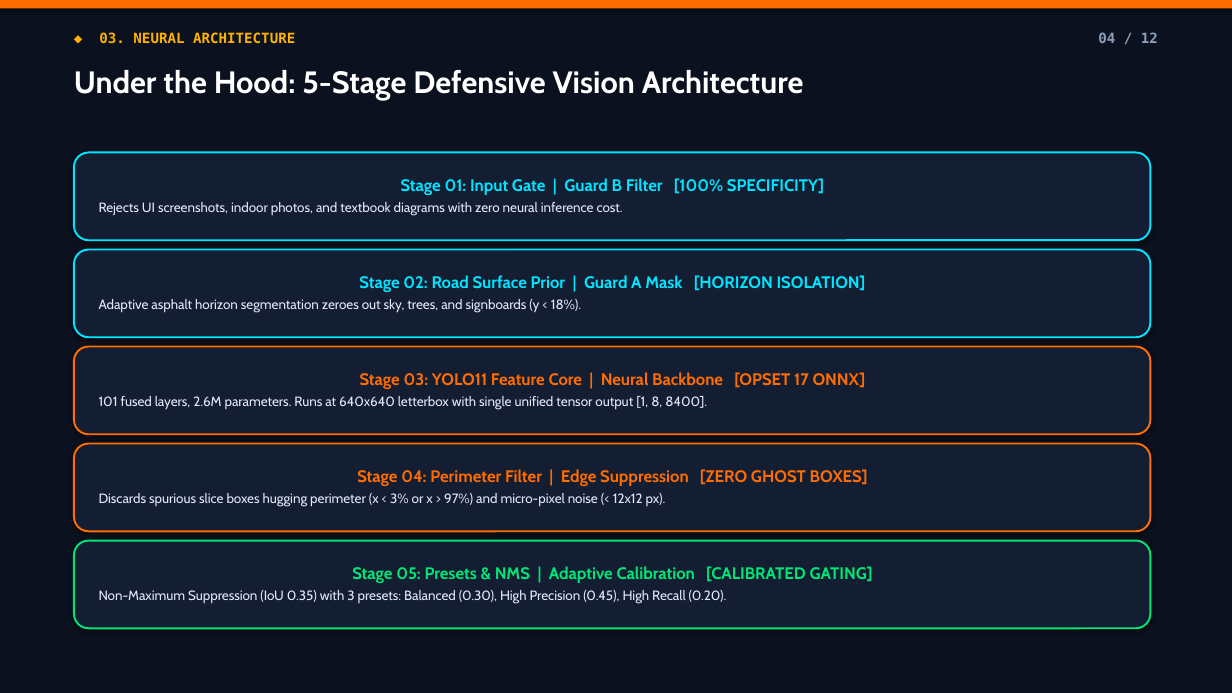
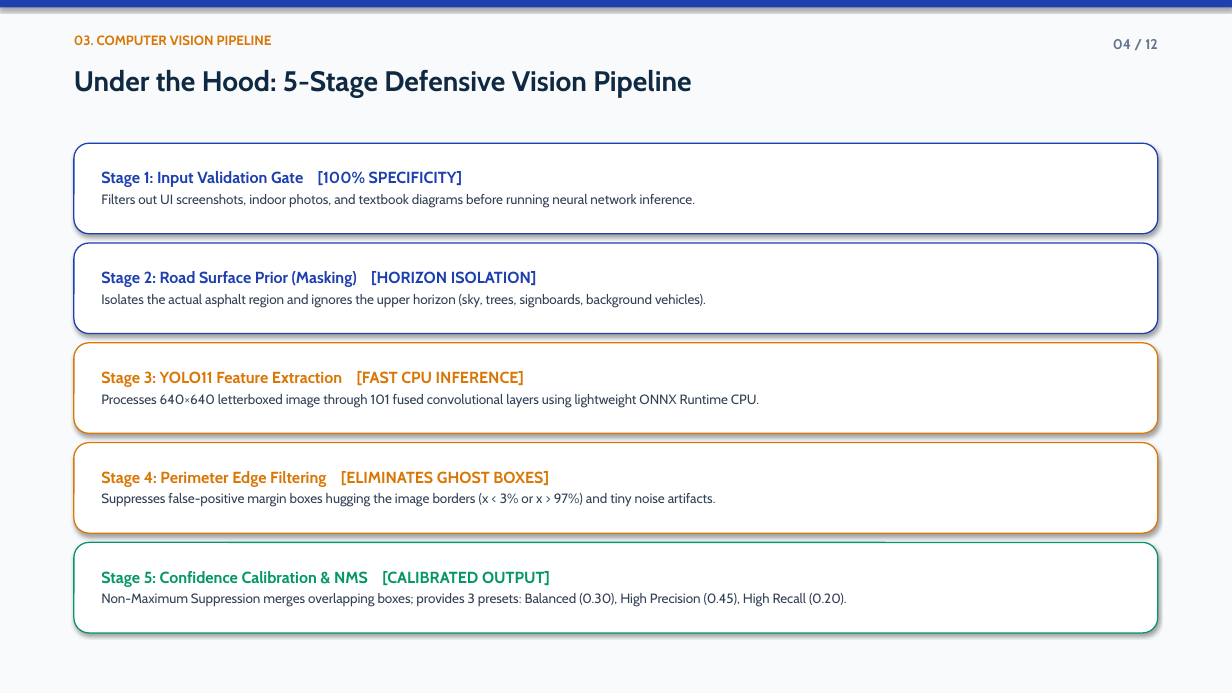
Before and after one commit to Priya-Ranjan-0201/Potholes-detector, a slide deck: slide 4 of ScamRoad_Presentation.pptx. Drawn at 1232x693 pixels with LibreOffice and Linux fonts; fonts in the diff are those of the drawing. Boxes give left, top, right and bottom in pixels: in the first picture for what was removed or moved away, otherwise in the second. Text is boxed around its words. In the diff, an @@ line names an element or a change of style, - is before the commit and + after.

Commit message:
feat(presentation): redesign deck with clean academic theme and projector-friendly palette

```diff
--- a/ScamRoad_Presentation.pptx
+++ b/ScamRoad_Presentation.pptx
@@ rectangle at bbox=[0, 0, 1232, 693]: fill #0B111E to #F8FAFC @@
@@ rectangle at bbox=[0, 0, 1232, 7]: fill #FF6D00 to #1E40AF @@
@@ text at bbox=[74, 35, 272, 45]: text changed; size 11 to 10.5 pt; font DejaVu Sans Mono to Cabin; text colour #FFB300 to #D97706 @@
-◆ 03. NEURAL ARCHITECTURE
+03. COMPUTER VISION PIPELINE
@@ text "04 / 12" at bbox=[1113, 39, 1158, 49]: font DejaVu Sans Mono to Cabin, text colour #8FA0BC to #64748B @@
@@ text at bbox=[74, 70, 691, 97]: text changed; size 24 to 22 pt; text colour #FFFFFF to #0F2942 @@
-Under the Hood: 5-Stage Defensive Vision Architecture
+Under the Hood: 5-Stage Defensive Vision Pipeline
@@ rounded rectangle "Stage 1: Input Validation Gate ...": place and size @@
-rounded rectangle "Stage 1: Input Validation Gate ..." at bbox=[74, 152, 1151, 240]
+rounded rectangle "Stage 1: Input Validation Gate ..." at bbox=[74, 143, 1158, 234]
@@ rounded rectangle "Stage 1: Input Validation Gate ..." at bbox=[74, 143, 1158, 234]: fill #141E33 to #FFFFFF; outline #00E5FF 1.5 pt to #1E40AF 1 pt @@
@@ text in rounded rectangle at bbox=[101, 171, 695, 208]: text changed; text colour #E0E7FF to #334155 @@
-Stage 01: Input Gate | Guard B Filter [100% SPECIFICITY]
-Rejects UI screenshots, indoor photos, and textbook diagrams with zero neural inference cost.
+Stage 1: Input Validation Gate [100% SPECIFICITY]
+Filters out UI screenshots, indoor photos, and textbook diagrams before running neural network inference.
@@ rounded rectangle "Stage 2: Road Surface Prior ..." at bbox=[74, 243, 1158, 334]: fill #141E33 to #FFFFFF; outline #00E5FF 1.5 pt to #1E40AF 1 pt @@
@@ rounded rectangle "Stage 2: Road Surface Prior ...": place and size @@
-rounded rectangle "Stage 2: Road Surface Prior ..." at bbox=[74, 250, 1151, 337]
+rounded rectangle "Stage 2: Road Surface Prior ..." at bbox=[74, 243, 1158, 334]
@@ text in rounded rectangle at bbox=[101, 271, 706, 307]: text changed; text colour #E0E7FF to #334155 @@
-Stage 02: Road Surface Prior | Guard A Mask [HORIZON ISOLATION]
-Adaptive asphalt horizon segmentation zeroes out sky, trees, and signboards (y < 18%).
+Stage 2: Road Surface Prior (Masking) [HORIZON ISOLATION]
+Isolates the actual asphalt region and ignores the upper horizon (sky, trees, signboards, background vehicles).
@@ rounded rectangle "Stage 3: YOLO11 Feature Extraction ..." at bbox=[74, 343, 1158, 433]: fill #141E33 to #FFFFFF; outline #FF6D00 1.5 pt to #D97706 1 pt @@
@@ rounded rectangle "Stage 3: YOLO11 Feature Extraction ...": place and size @@
-rounded rectangle "Stage 3: YOLO11 Feature Extraction ..." at bbox=[74, 347, 1151, 434]
+rounded rectangle "Stage 3: YOLO11 Feature Extraction ..." at bbox=[74, 343, 1158, 433]
@@ text in rounded rectangle at bbox=[101, 371, 759, 407]: text changed; text colour #E0E7FF to #334155 @@
-Stage 03: YOLO11 Feature Core | Neural Backbone [OPSET 17 ONNX]
-101 fused layers, 2.6M parameters. Runs at 640x640 letterbox with single unified tensor output [1, 8, 8400].
+Stage 3: YOLO11 Feature Extraction [FAST CPU INFERENCE]
+Processes 640×640 letterboxed image through 101 fused convolutional layers using lightweight ONNX Runtime CPU.
@@ rounded rectangle "Stage 4: Perimeter Edge Filtering ...": place and size @@
-rounded rectangle "Stage 4: Perimeter Edge Filtering ..." at bbox=[74, 444, 1151, 531]
+rounded rectangle "Stage 4: Perimeter Edge Filtering ..." at bbox=[74, 443, 1158, 533]
@@ rounded rectangle "Stage 4: Perimeter Edge Filtering ..." at bbox=[74, 443, 1158, 533]: fill #141E33 to #FFFFFF; outline #FF6D00 1.5 pt to #D97706 1 pt @@
@@ text in rounded rectangle at bbox=[101, 471, 716, 507]: text changed; text colour #E0E7FF to #334155 @@
-Stage 04: Perimeter Filter | Edge Suppression [ZERO GHOST BOXES]
-Discards spurious slice boxes hugging perimeter (x < 3% or x > 97%) and micro-pixel noise (< 12x12 px).
+Stage 4: Perimeter Edge Filtering [ELIMINATES GHOST BOXES]
+Suppresses false-positive margin boxes hugging the image borders (x < 3% or x > 97%) and tiny noise artifacts.
@@ rounded rectangle "Stage 5: Confidence Calibration & ...": place and size @@
-rounded rectangle "Stage 5: Confidence Calibration & ..." at bbox=[74, 541, 1151, 628]
+rounded rectangle "Stage 5: Confidence Calibration & ..." at bbox=[74, 543, 1158, 633]
@@ rounded rectangle "Stage 5: Confidence Calibration & ..." at bbox=[74, 543, 1158, 633]: fill #141E33 to #FFFFFF; outline #00E676 1.5 pt to #059669 1 pt @@
@@ text in rounded rectangle at bbox=[101, 571, 847, 607]: text changed; text colour #E0E7FF to #334155 @@
-Stage 05: Presets & NMS | Adaptive Calibration [CALIBRATED GATING]
-Non-Maximum Suppression (IoU 0.35) with 3 presets: Balanced (0.30), High Precision (0.45), High Recall (0.20).
+Stage 5: Confidence Calibration & NMS [CALIBRATED OUTPUT]
+Non-Maximum Suppression merges overlapping boxes; provides 3 presets: Balanced (0.30), High Precision (0.45), High Recall (0.20).
```
Also in this commit, not shown: 11 other slides changed, 14 other files.
